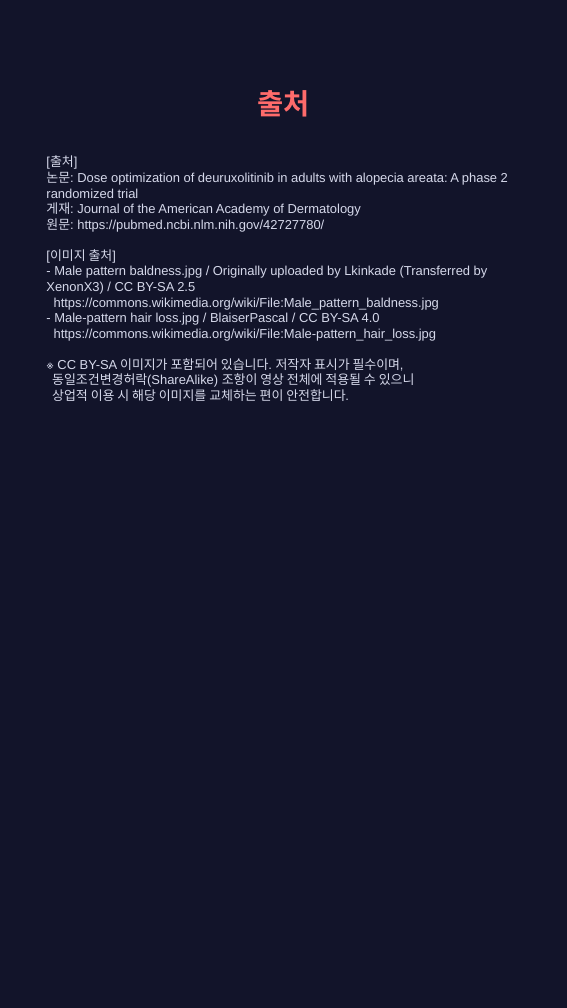
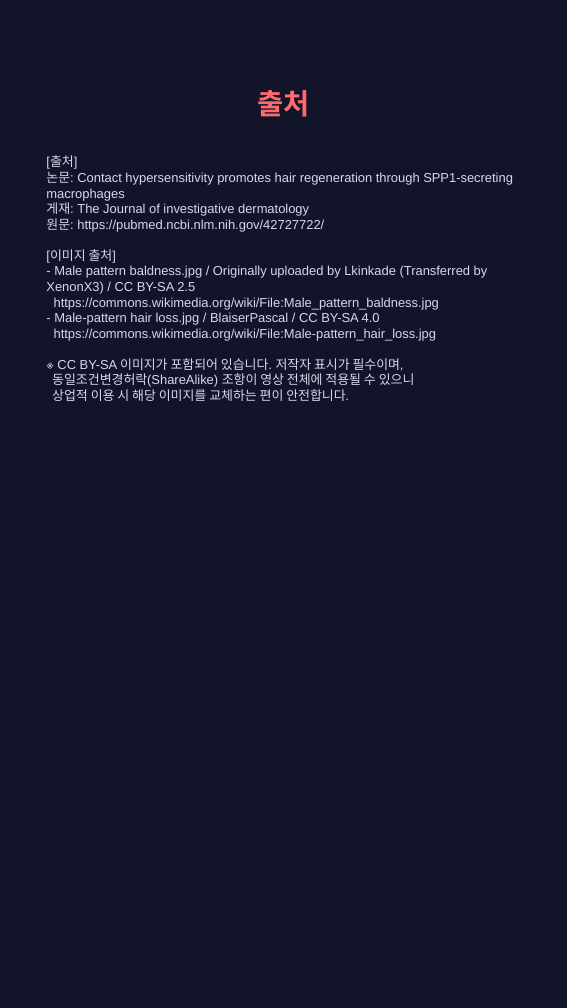
Before and after one commit to hyokang2010-BJ-ANTH/product-builder-test, a slide deck: slide 8 of data/2026-09-13/slides.pptx (slide 7 before the commit). Drawn at 567x1008 pixels with LibreOffice and Linux fonts; fonts in the diff are those of the drawing. Boxes give left, top, right and bottom in pixels: in the first picture for what was removed or moved away, otherwise in the second. Text is boxed around its words. In the diff, an @@ line names an element or a change of style, - is before the commit and + after.

```diff
--- a/data/2026-09-13/slides.pptx
+++ b/data/2026-09-13/slides.pptx
@@ text at <box>46,156,513,401</box>: text changed @@
-[출처]
-논문: Dose optimization of deuruxolitinib in adults with alopecia areata: A phase 2 randomized trial
-게재: Journal of the American Academy of Dermatology
-원문: https://pubmed.ncbi.nlm.nih.gov/42727780/
-[이미지 출처]
-- Male pattern baldness.jpg / Originally uploaded by Lkinkade (Transferred by XenonX3) / CC BY-SA 2.5
-https://commons.wikimedia.org/wiki/File:Male_pattern_baldness.jpg
-- Male-pattern hair loss.jpg / BlaiserPascal / CC BY-SA 4.0
-https://commons.wikimedia.org/wiki/File:Male-pattern_hair_loss.jpg
-※ CC BY-SA 이미지가 포함되어 있습니다. 저작자 표시가 필수이며,
-동일조건변경허락(ShareAlike) 조항이 영상 전체에 적용될 수 있으니
-상업적 이용 시 해당 이미지를 교체하는 편이 안전합니다.
+[출처]
+논문: Contact hypersensitivity promotes hair regeneration through SPP1-secreting macrophages
+게재: The Journal of investigative dermatology
+원문: https://pubmed.ncbi.nlm.nih.gov/42727722/
+[이미지 출처]
+- Male pattern baldness.jpg / Originally uploaded by Lkinkade (Transferred by XenonX3) / CC BY-SA 2.5
+https://commons.wikimedia.org/wiki/File:Male_pattern_baldness.jpg
+- Male-pattern hair loss.jpg / BlaiserPascal / CC BY-SA 4.0
+https://commons.wikimedia.org/wiki/File:Male-pattern_hair_loss.jpg
+※ CC BY-SA 이미지가 포함되어 있습니다. 저작자 표시가 필수이며,
+동일조건변경허락(ShareAlike) 조항이 영상 전체에 적용될 수 있으니
+상업적 이용 시 해당 이미지를 교체하는 편이 안전합니다.
```
Also in this commit, not shown: 2 other slides changed, 3 slides added, 2 slides removed, 21 other files.
